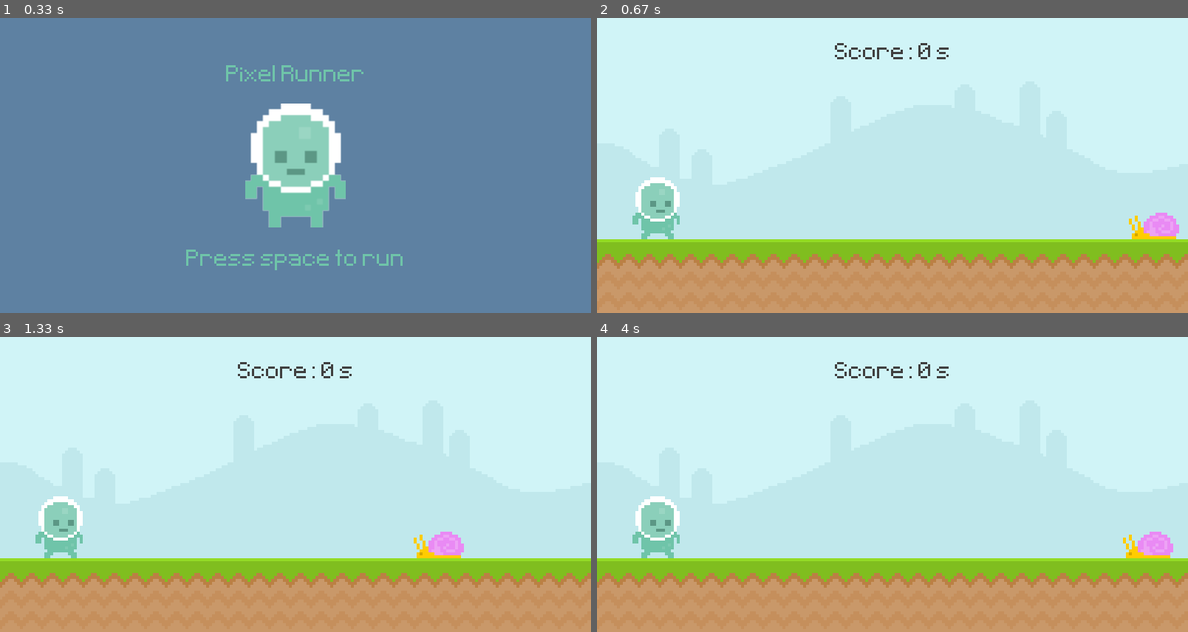
Above: before the commit, frames 1-4 (two rows, left to right).
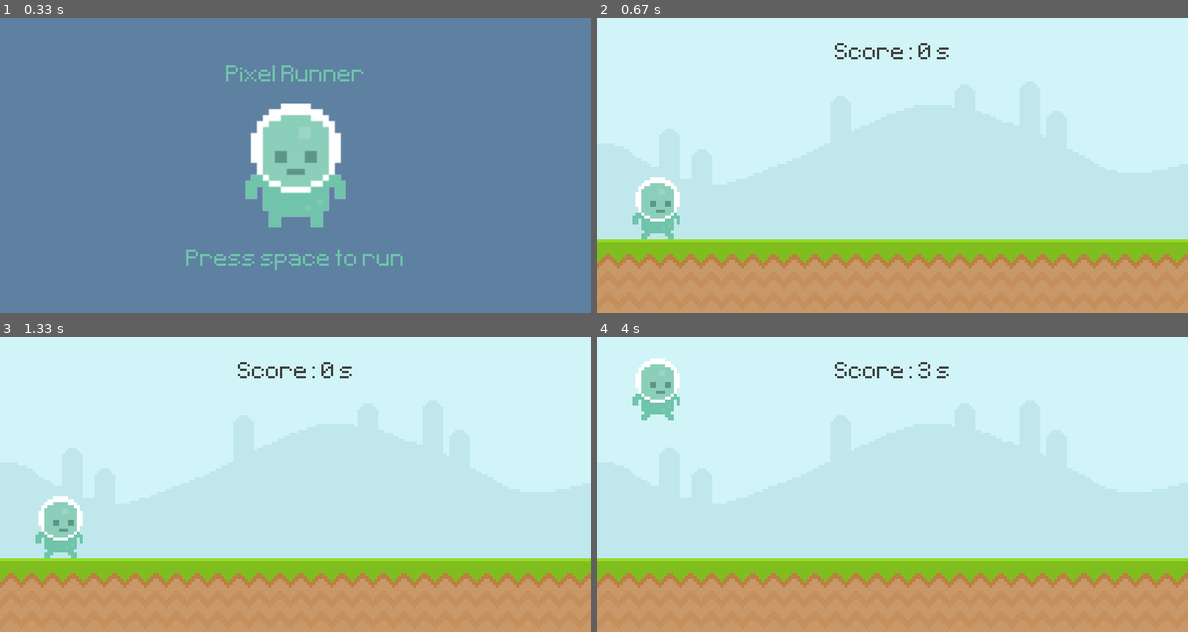
Above: after the commit, the same moments.

Repository: bstew794/PyGame_Tutorial
Game: pygame game, started from Runner.py
Same seed, same stepped clock (60 frames per second), same inputs: the game is played once before the commit and once after it.
Inputs (mouse positions are in pixels of both pictures, inside the frame that each line leads up to):
- Up to frame 1 (0.33 s): no input
- Up to frame 2 (0.67 s): tap Space at 0.33 s
- Up to frame 3 (1.33 s): tap Space at 0.67, 1.07 s
- Up to frame 4 (4 s): tap Space at 1.37, 1.9, 2.2, 3.63 s; click (656, 525) at 2.95 s; click (656, 387) at 3.28 s

Frame 1 is identical in both runs. In frame 2, 0.6% of the frame differs, in the area x 90-99%, y 66-75%; in frame 3, 0.6%; in frame 4, 3.1%, in the area x 6-98%, y 7-75%.

Commit message:
Removed duplciate programming file and refactored main game file

Diff:
--- a/Game.py
+++ /dev/null
@@ -1,39 +0,0 @@
-
-'''
-
-'''
-
-# import necessary modules
-import pygame
-from sys import exit
-
-
-# initialize the pygame system to allow me to run and display the game
-pygame.init()
-
-
-# define some variables that will be used in the rest of the code including images, the clock, and surfaces
-screen = pygame.display.set_mode((800, 400))
-clock = pygame.time.Clock()
-sky_surf = pygame.image.load('Graphics\Enviroment\Sky.png')
-
-# display an opening screen
-pygame.display.set_caption('Runner')
-
-# main game loop
-while True:
-    # check for user input events
-    for event in pygame.event.get():
-        # exit the game and close the window
-        if event.type == pygame.QUIT:
-            pygame.quit()
-            exit()
-
-    # display the skybox surface on the screen surface
-    screen.blit(sky_surf, (0, 0))
-
-    # update the visual aspects of the game for each loop
-    pygame.display.update()
-
-    # limit the game to run at a maximum of roughly 60 frames a second
-    clock.tick(60)
--- a/Runner.py
+++ b/Runner.py
@@ -52,6 +52,9 @@
 # define player attributes
 play_grav = 0
 
+# define timer variables
+obst_tmer = pygame.USEREVENT + 1
+pygame.time.set_timer(obst_tmer, 900)
 
 # main game loop
 while True:
@@ -76,6 +79,10 @@
                 if event.key == pygame.K_SPACE:
                     if play_rect.bottom >= 300:
                             play_grav = -20
+
+            # timer logic
+            if event.type == obst_tmer:
+                print('test')
         # player input during an inactive game state
         else:
             # reset the game state if the space key is pressed
@@ -90,19 +97,26 @@
 
     # The actual Game Logic
     if game_actv:
-        # move the snail to the left by a predetermined amount
-        snal_rect.left -= 4
-
-        # loops snail back to the right
-        if snal_rect.right <= 0:
-            snal_rect.left = 800
-
-
         # display the skybox surface on the screen surface
         screen.blit(sky_surf, (0, 0))
 
         # display the ground surface on the screen surface
         screen.blit(grnd_surf, (0, 300))
+
+
+        # # move the snail to the left by a predetermined amount
+        # snal_rect.left -= 4
+
+        # # loops snail back to the right
+        # if snal_rect.right <= 0:
+        #     snal_rect.left = 800
+
+        # display the snail on the screen surface
+        # screen.blit(snal_surf, snal_rect)
+
+
+        # display the score surface on the screen surface
+        score = disp_scor()
 
 
         # manage player gravity
@@ -116,17 +130,6 @@
 
         # display the player on the screen surface
         screen.blit(play_surf, play_rect)
-
-
-        # display the snail on the screen surface
-        screen.blit(snal_surf, snal_rect)
-
-        # add a background to the score
-        # pygame.draw.rect(screen, '#c0e8ec', scor_rect)
-        # pygame.draw.rect(screen, '#c0e8ec', scor_rect, 10)
-
-        # display the score surface on the screen surface
-        score = disp_scor()
 
 
         # Manage player collision with snails
